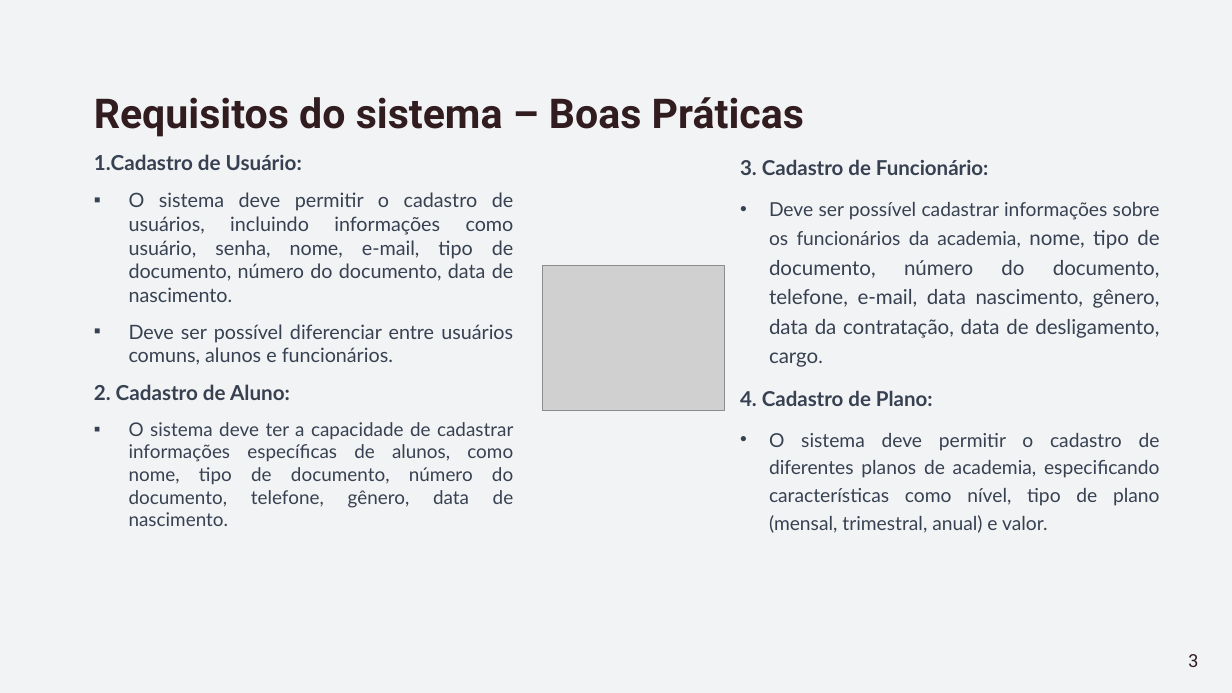
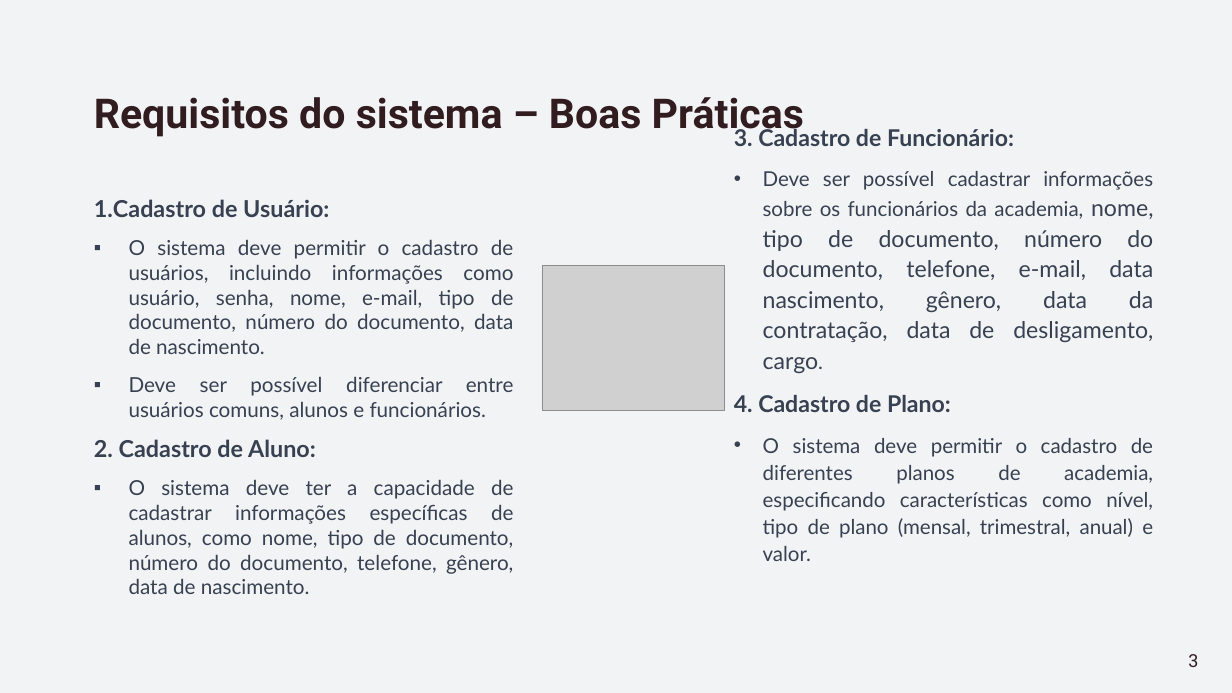
Before and after one commit to eder-ferreira/academia, a slide deck: slide 3 of Documentos/Apresentação -Gestão de Academia.pptx. Drawn at 1232x693 pixels with LibreOffice and Linux fonts; fonts in the diff are those of the drawing; grey boxes stand for pictures. Boxes give left, top, right and bottom in pixels: in the first picture for what was removed or moved away, otherwise in the second. Text is boxed around its words. In the diff, an @@ line names an element or a change of style, - is before the commit and + after.

```diff
--- a/Documentos/Apresentação -Gestão de Academia.pptx
+++ b/Documentos/Apresentação -Gestão de Academia.pptx
@@ text "3. Cadastro de Funcionário:": place and size @@
-text "3. Cadastro de Funcionário:" at box(740, 202, 1160, 533)
+text "3. Cadastro de Funcionário:" at box(734, 171, 1153, 561)
@@ text "3. Cadastro de Funcionário:" at box(734, 171, 1153, 561): size 16 to 18 pt in "3. Cadastro de Funcionário:", "nome, tipo de documento, número do documento, ...", "4. Cadastro de Plano:"; size 15 to 16 pt in "Deve ser possível cadastrar informações sobre os ...", "O sistema deve permitir o cadastro de ..."; line spacing 1.2 to 1.1 @@
@@ text "Cadastro de Usuário:": place and size @@
-text "Cadastro de Usuário:" at box(94, 154, 514, 526)
+text "Cadastro de Usuário:" at box(94, 199, 514, 594)
@@ text "Cadastro de Usuário:" at box(94, 199, 514, 594): size 16.1 to 18.2 pt in "Cadastro de Usuário:", "2. Cadastro de Aluno:"; size 15.4 to 16.1 pt in "O sistema deve permitir o cadastro de ...", "Deve ser possível diferenciar entre usuários comuns, ..."; size 14.7 to 16.1 pt in "O sistema deve ter a capacidade de ..." @@
```
Also in this commit, not shown: 7 other slides changed, 18 other files.
